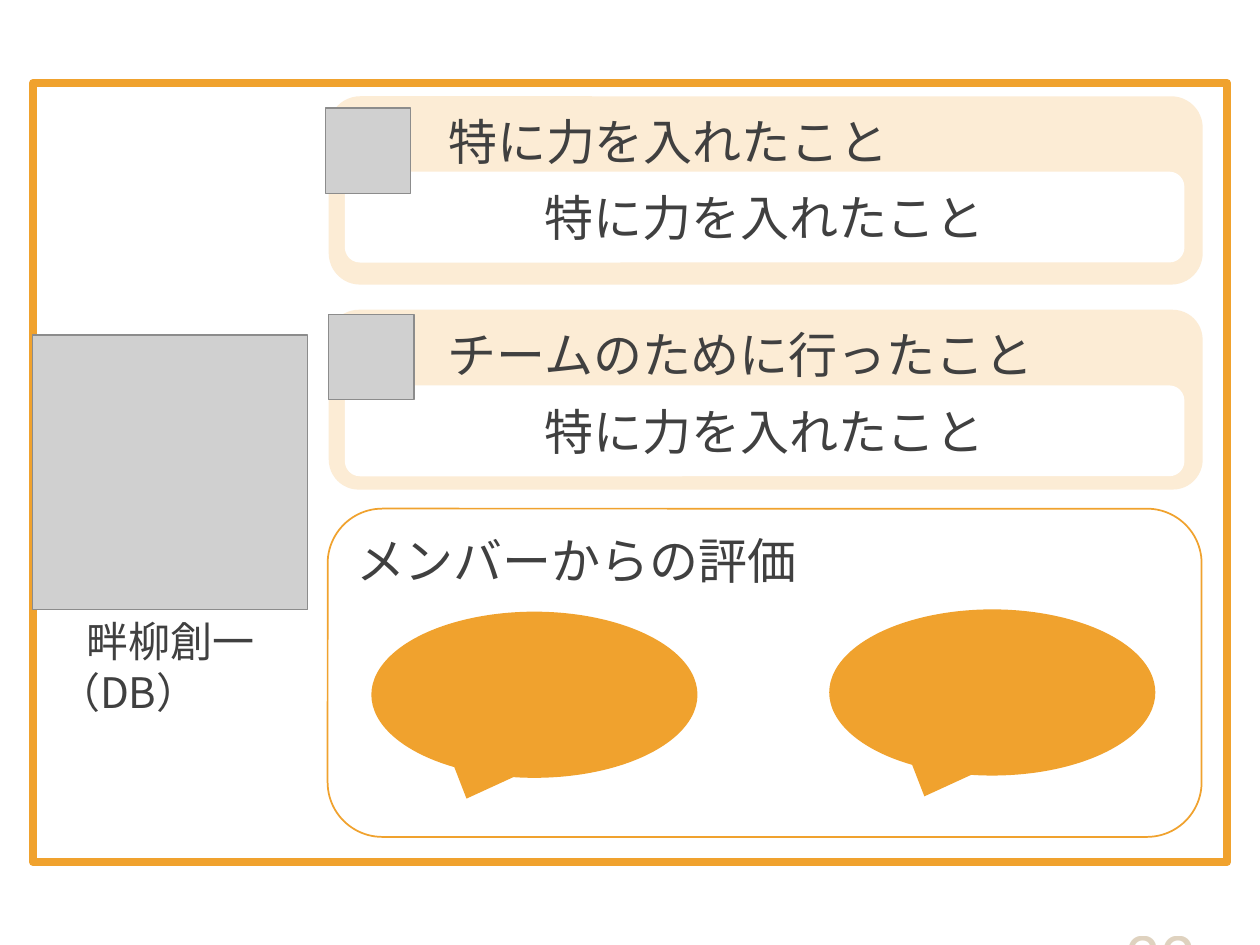
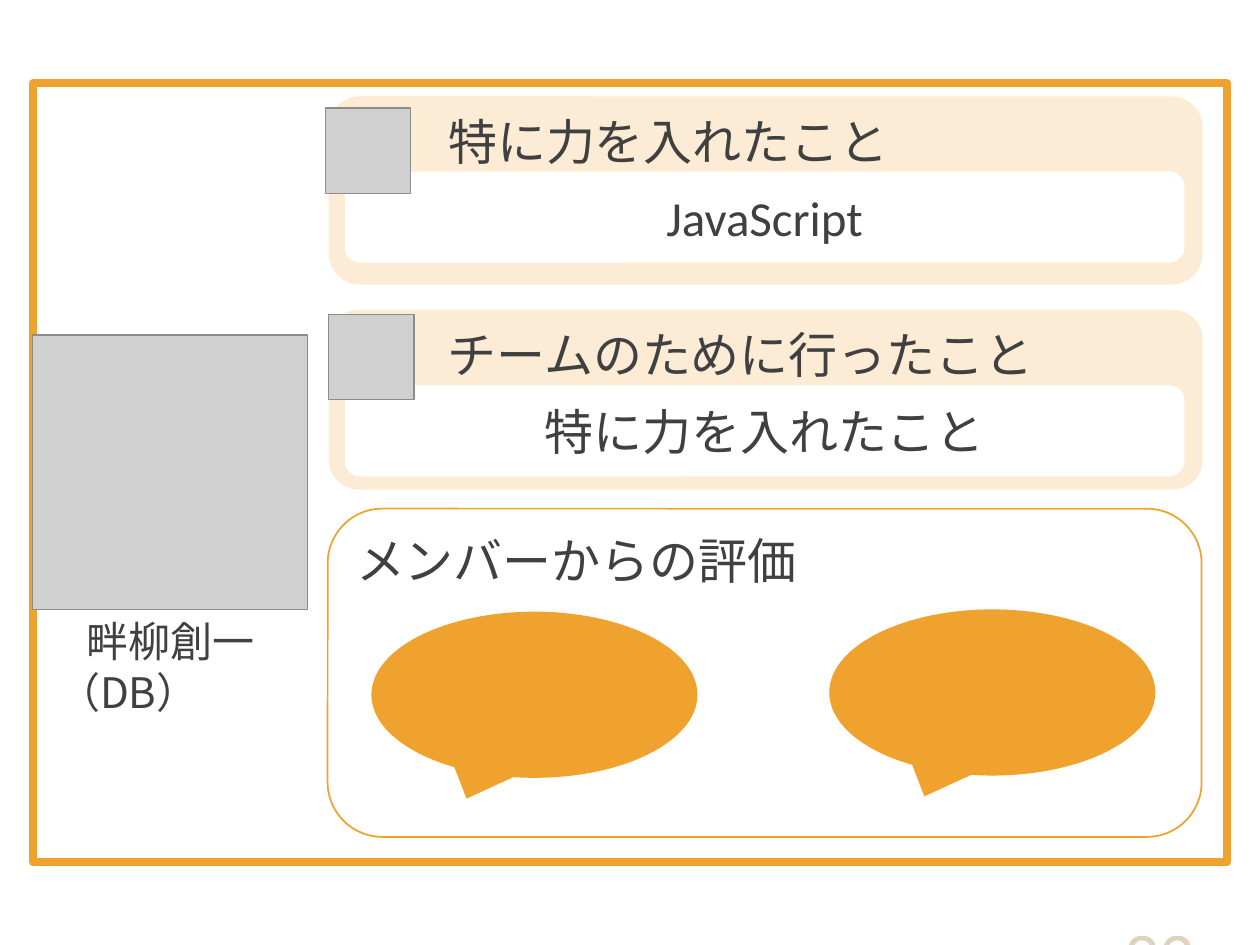
Before and after one commit to DOJO-2021/D-2, a slide deck: slide 22 of documents/プレゼン/Knowledge Holder_清書版.pptx. Drawn at 1260x945 pixels with LibreOffice and Linux fonts; fonts in the diff are those of the drawing; grey boxes stand for pictures. Boxes give left, top, right and bottom in pixels: in the first picture for what was removed or moved away, otherwise in the second. Text is boxed around its words. In the diff, an @@ line names an element or a change of style, - is before the commit and + after.

```diff
--- a/documents/プレゼン/Knowledge Holder_清書版.pptx
+++ b/documents/プレゼン/Knowledge Holder_清書版.pptx
@@ text in rounded rectangle at [666,202,862,244]: text changed @@
-特に力を入れたこと
+JavaScript
```
Also in this commit, not shown: 4 other slides changed.
